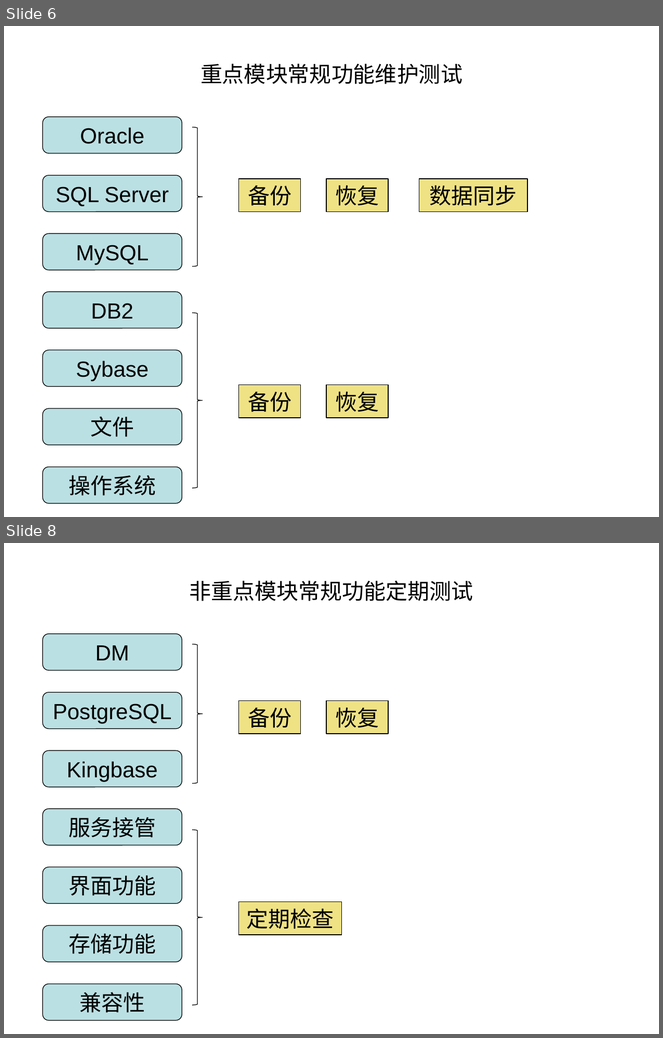
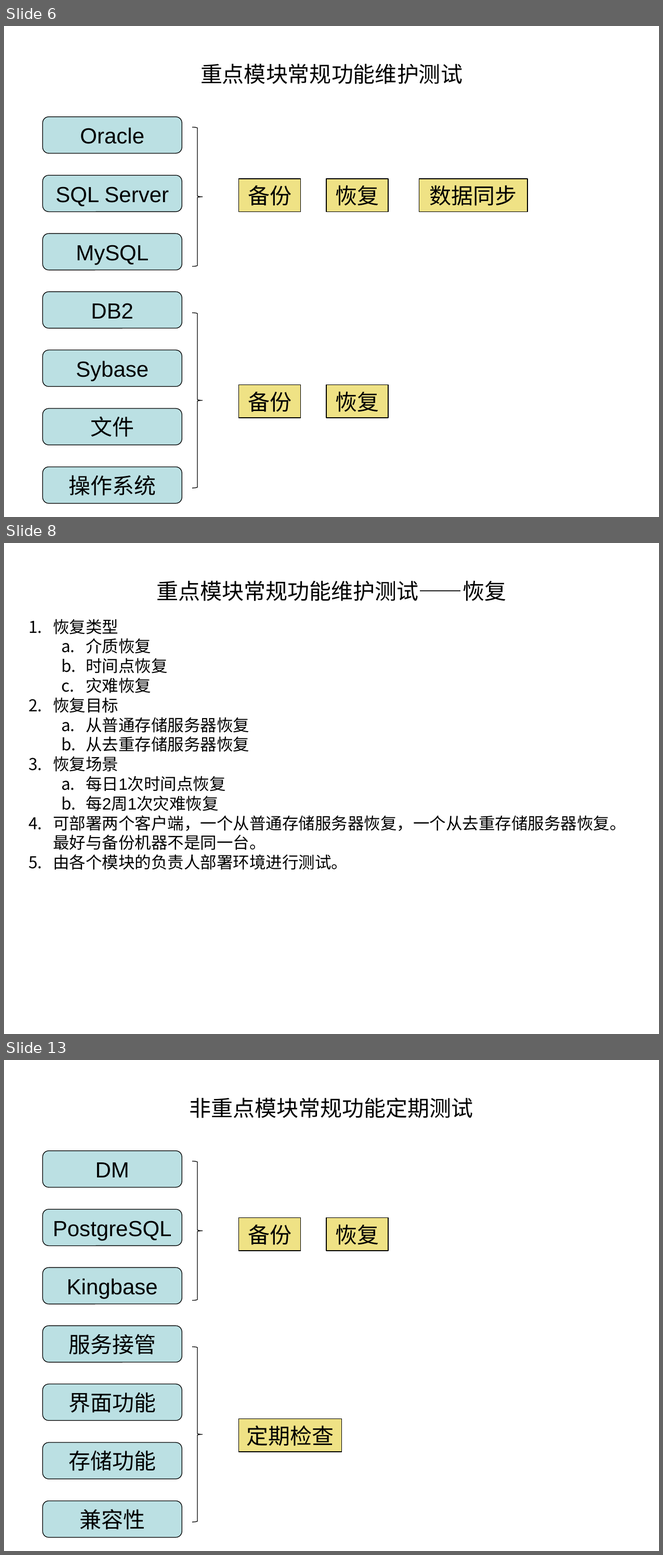
Before and after one commit to irene1990/Teamleader, a slide deck: PPT/Training/release process.ppt. Shown one above the other, each under a label of ours: slides 6 and 8 before the commit, slides 6, 8 and 13 after it; the slides between them are not shown. The pictures are 663x1038 and 663x1555 pixels, drawn with LibreOffice and Linux fonts; fonts in the diff are those of the drawing. Boxes give left, top, right and bottom in pixels: in the first picture for what was removed or moved away, otherwise in the second. Text is boxed around its words. In the diff, an @@ line names an element or a change of style, - is before the commit and + after.

```diff
--- a/PPT/Training/release process.ppt
+++ b/PPT/Training/release process.ppt
@@ slide 8 added at bbox=[4, 543, 659, 1034], background #FFFFFF @@
@@ title added at bbox=[157, 580, 506, 601], 24 pt, text #000000 @@
+重点模块常规功能维护测试——恢复
@@ text added at bbox=[53, 619, 626, 870], 18 pt, text #000000 @@
+1. 恢复类型
+  a. 介质恢复
+  b. 时间点恢复
+  c. 灾难恢复
+2. 恢复目标
+  a. 从普通存储服务器恢复
+  b. 从去重存储服务器恢复
+3. 恢复场景
+  a. 每日1次时间点恢复
+  b. 每2周1次灾难恢复
+4. 可部署两个客户端，一个从普通存储服务器恢复，一个从去重存储服务器恢复。
+   最好与备份机器不是同一台。
+5. 由各个模块的负责人部署环境进行测试。
@@ what was slide 8 is now slide 13 @@
```
Also in this commit, not shown: 2 slides changed, 7 other slides added, 2 slides removed.
